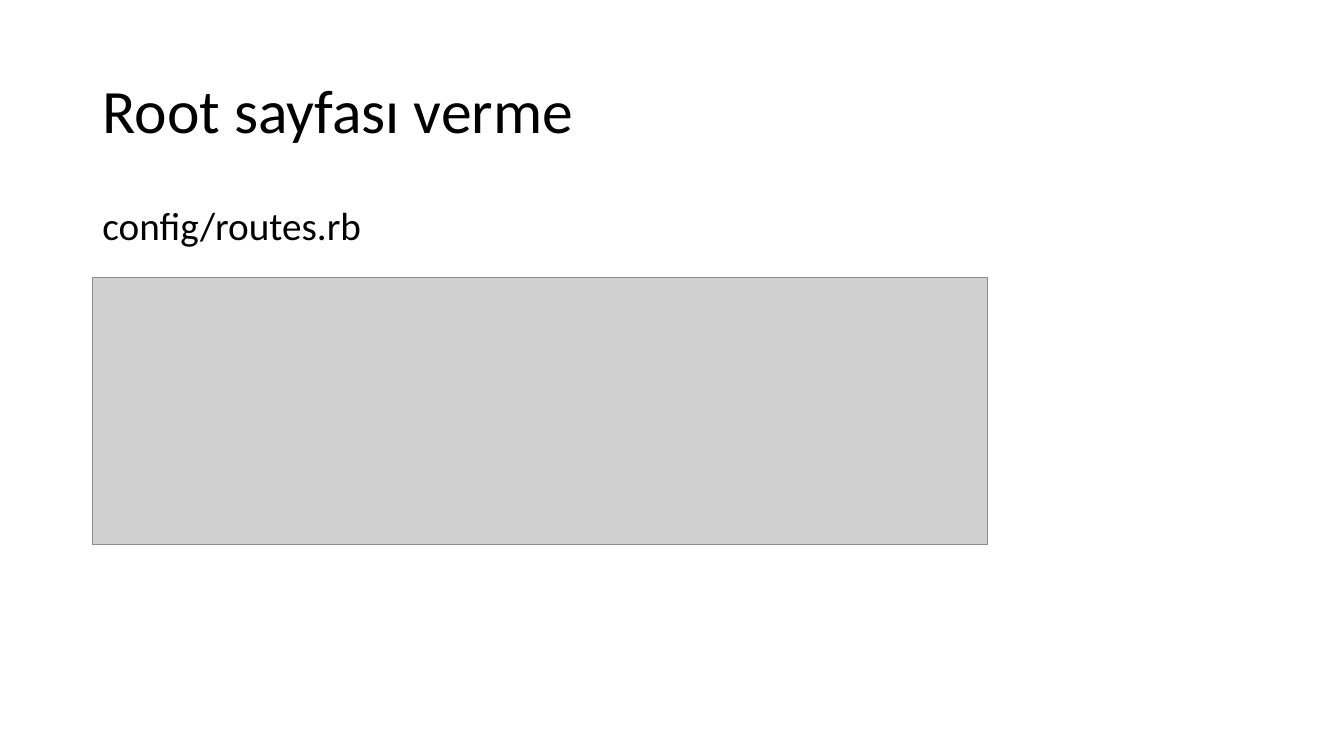
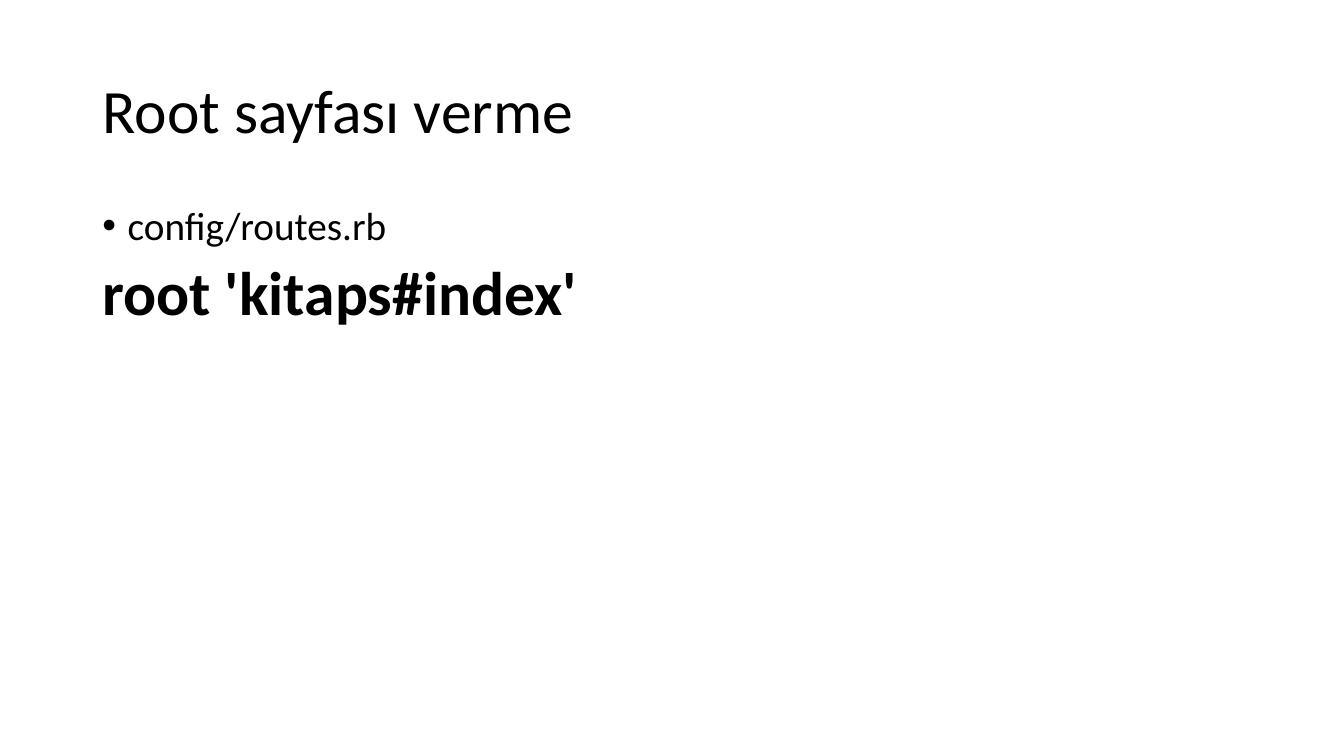
Before and after one commit to gorkemcakici/Web-Programlama, a slide deck: slide 2 of H7/Gemfile.pptx. Drawn at 1344x756 pixels with LibreOffice and Linux fonts; fonts in the diff are those of the drawing; grey boxes stand for pictures. Boxes give left, top, right and bottom in pixels: in the first picture for what was removed or moved away, otherwise in the second. Text is boxed around its words. In the diff, an @@ line names an element or a change of style, - is before the commit and + after.

```diff
--- a/H7/Gemfile.pptx
+++ b/H7/Gemfile.pptx
@@ text at box(128, 212, 387, 247): bullet none to • @@
@@ picture removed at box(93, 277, 988, 544) @@
@@ text at box(102, 271, 577, 325): paragraph added @@
+  root 'kitaps#index'
```
Also in this commit, not shown: 2 other slides changed.
